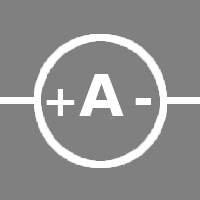
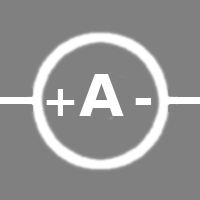
Layered file, before and after one edit (200×200). Changes by layer:
painted on "Layer" over [27, 30, 178, 172]
